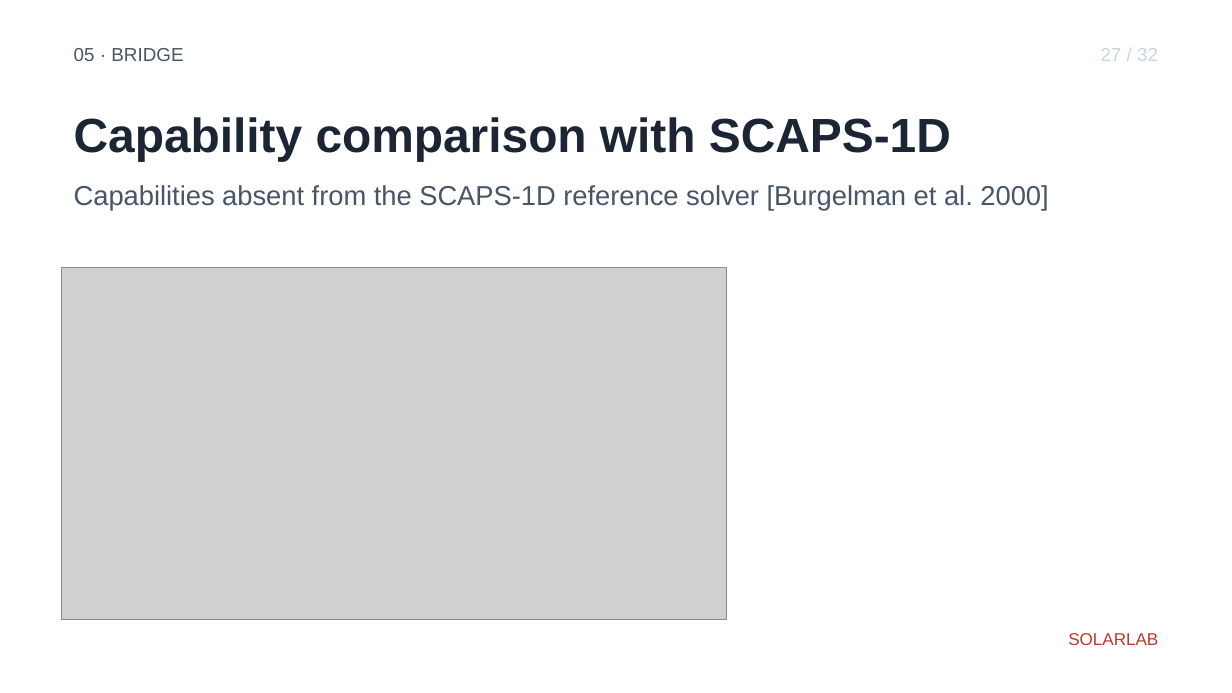
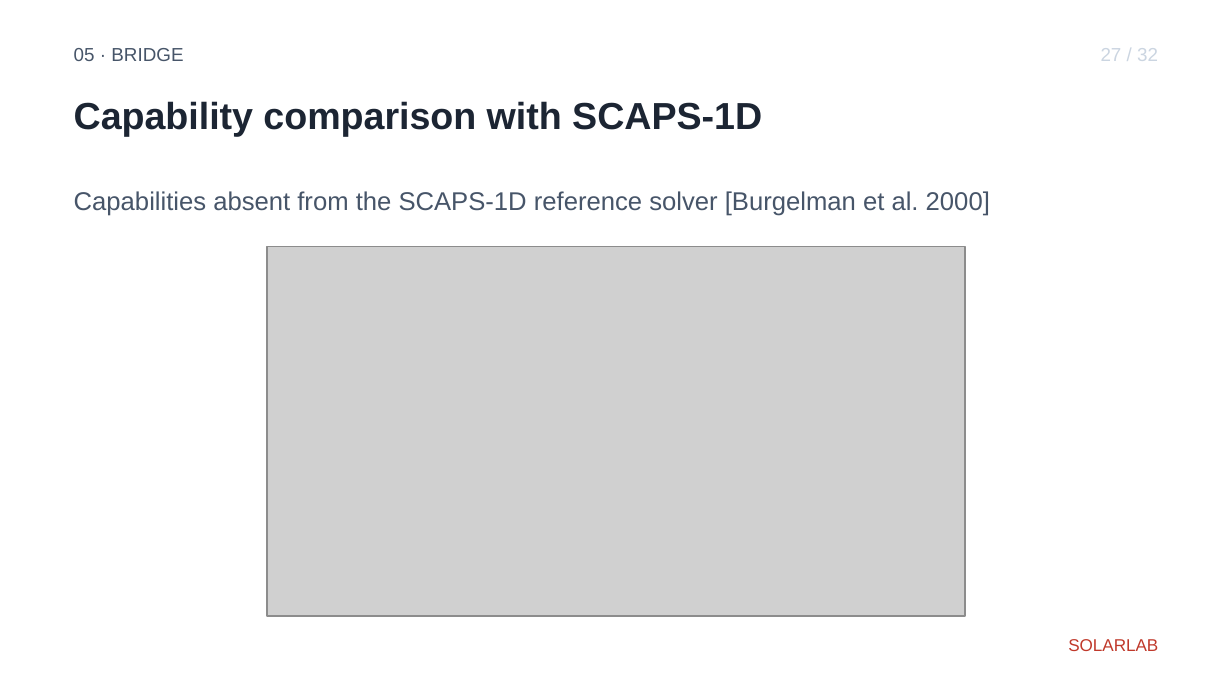
Before and after one commit to ShaneLogic/SolarLab, a slide deck: slide 32 of presentations/jmi-2026/output/jmi-2026.pptx. Drawn at 1232x693 pixels with LibreOffice and Linux fonts; fonts in the diff are those of the drawing; grey boxes stand for pictures. Boxes give left, top, right and bottom in pixels: in the first picture for what was removed or moved away, otherwise in the second. Text is boxed around its words. In the diff, an @@ line names an element or a change of style, - is before the commit and + after.

Commit message:
fix(jmi-ppt): repair layout-band overlaps and unused right column on figure-only slides
User flagged layout overlap on review of all 38 slides. Two issues
identified by inspection:

1. Body region (2.00–5.20 in) overlapped the footer (5.05–5.35 in)
   by 0.15 in, so the last bullet line or picture bottom edge could
   intrude into the brand-mark band.

2. Title region (height 0.60 in at 28 pt bold) was insufficient
   for long content titles such as "Efficiency–stability design
   space for thin-film photovoltaics", causing wrap into the
   subtitle band.

Layout-band budget redrawn (16:9, 10 × 5.625 in):

  band      old top   old hgt   new top   new hgt
  header    0.30      0.30      0.30      0.30
  title     0.80      0.60      0.70      0.70
  subtitle  1.40      0.40      1.45      0.45
  body      2.00      3.20      2.00      3.00
  footer    5.05      0.30      5.10      0.30

Body now ends at 5.00 in, footer starts at 5.10 in — non-overlapping.
Title increased to 0.70 in to accommodate two-line wrap, with a new
fonts.CONTENT_TITLE = 22 pt bold (cover keeps the 28 pt TITLE).

fonts.SUBTITLE reduced 16 → 15 pt and fonts.BODY reduced 14 → 13 pt
to give the denser bullet copy more vertical breathing room within
the 3.0 in body band.

Figure-only slides (s6 talk outline, s8 pipeline, s27 SCAPS table)
now use the full 9-in body width when no bullets are present,
recovering the previously-unused right column.

test_build_deck switched to a data-driven slide-count assertion
(reads len(spec["slides"]) from copy.yaml) so adding new slides
no longer requires hand-updating the test.

Audit: 38 slides, 164 sub + 56 sup runs, no _/^ leaks.
Tests: 13 passed.

Constraint: per-slide visual layout reviewed by inspection; user
will iterate on any per-slide tweaks remaining
Confidence: high
Scope-risk: narrow — no theme palette / color / typography
substitution; only band geometry and one new font role
Not-tested: visual rendering of the figure-only-full-width path
in PowerPoint on Windows; verified locally on macOS via build

```diff
--- a/presentations/jmi-2026/output/jmi-2026.pptx
+++ b/presentations/jmi-2026/output/jmi-2026.pptx
@@ text "Capability comparison with SCAPS-1D": place and size @@
-text "Capability comparison with SCAPS-1D" at box(74, 117, 951, 161)
+text "Capability comparison with SCAPS-1D" at box(74, 101, 762, 137)
@@ text "Capability comparison with SCAPS-1D" at box(74, 101, 762, 137): size 28 to 22 pt @@
@@ text "Capabilities absent from the SCAPS-1D ..." at box(74, 191, 990, 216): size 16 to 15 pt @@
@@ picture: place and size @@
-picture at box(62, 267, 727, 620)
+picture at box(267, 246, 966, 616)
@@ text "SOLARLAB": place and size @@
-text "SOLARLAB" at box(1068, 633, 1158, 645)
+text "SOLARLAB" at box(1068, 639, 1158, 651)
```
Also in this commit, not shown: 31 other slides changed, 3 other files.
